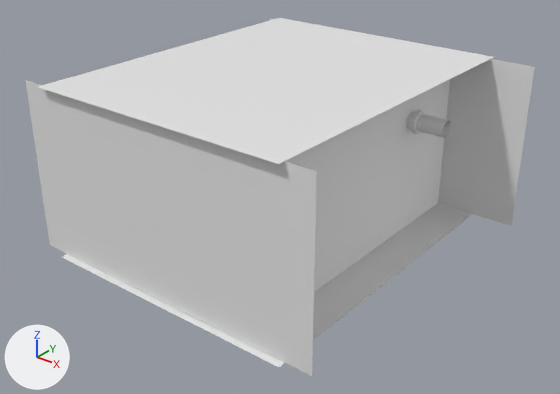
Before and after pictures for a commit that changed the glTF model assets/EngineRoom.glb.
Before and after are seen from a 50 mm lens placed at (51.2, -63.9, 44.5), pointed at (1.6, -1.9, 6.1). The axes (+X, +Y, +Z) are drawn at lower left. The lights are the same throughout. Objects named as collision shapes, trigger or cutter boxes, shadow casters or lower levels of detail are left out. Where no turn or scale is listed for an object, it has been applied to the vertices. Vertices at the same position are counted once.

Objects in the first picture: 'Ceiling', 'Floor', 'Pipe', 'Wall2', 'Wall3', 'Wall4'.
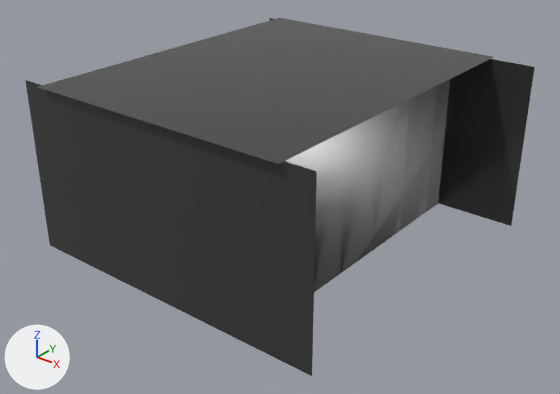
Changed parts and their boxes (x1, y1, x2, y2) in the pictures (560 x 394 px; the box of a moved part takes in the faces that stretch with it):
'Floor', deleted
    before: (62, 204, 472, 367)
part 1 of me_wall2, moved or reshaped
    both: (285, 79, 450, 292)
part 2 of me_wall3, moved or reshaped
    both: (25, 80, 317, 376)
part 3 of me_wall4, moved or reshaped
    both: (270, 18, 535, 226)
part 4 of me_ceiling, moved or reshaped
    both: (38, 18, 493, 164)

Diff of the bpy script that builds the scene:
```diff
--- a/assets/EngineRoom.glb.py
+++ b/assets/EngineRoom.glb.py
@@ me_wall2 @@
 me_wall2.from_pydata(...)  # 4 vertices, 2 faces; spans x 0.0, y -18.9..18.9, z -9.9..9.9
 # verts and faces of me_wall2; kept vertices keep their numbers, new ones are numbered from 4
+# me_wall2 part 1
+delete_faces([(0, 1, 2), (1, 3, 2)])
+faces += [(0, 1, 3), (0, 3, 2)]
+me_wall2.materials.append(mat_walls_floor)  # dark grey #4b4b4b
@@ me_wall3 @@
 me_wall3.from_pydata(...)  # 4 vertices, 2 faces; spans x -18.9..18.9, y 0.0, z -9.9..9.9
 # verts and faces of me_wall3; kept vertices keep their numbers, new ones are numbered from 4
+# me_wall3 part 2
+delete_faces([(0, 1, 2), (1, 3, 2)])
+faces += [(0, 1, 3), (0, 3, 2)]
+me_wall3.materials.append(mat_walls_floor)  # dark grey #4b4b4b
@@ me_wall4 @@
 me_wall4.from_pydata(...)  # 4 vertices, 2 faces; spans x -18.9..18.9, y 0.0, z -9.9..9.9
 # verts and faces of me_wall4; kept vertices keep their numbers, new ones are numbered from 4
+# me_wall4 part 3
+delete_faces([(0, 1, 2), (1, 3, 2)])
+faces += [(0, 1, 3), (0, 3, 2)]
+me_wall4.materials.append(mat_walls_floor)  # dark grey #4b4b4b
@@ me_ceiling @@
 me_ceiling.from_pydata(...)  # 4 vertices, 2 faces; spans x -15.8..15.8, y -19.8..19.8, z 0.0
 # verts and faces of me_ceiling; kept vertices keep their numbers, new ones are numbered from 4
+# me_ceiling part 4
+delete_faces([(0, 1, 2), (1, 3, 2)])
+faces += [(0, 1, 3), (0, 3, 2)]
+me_ceiling.materials.append(mat_walls_floor)  # dark grey #4b4b4b
@@ ob_floor @@
-ob_floor = bpy.data.objects.new('Floor', me_floor)
```
